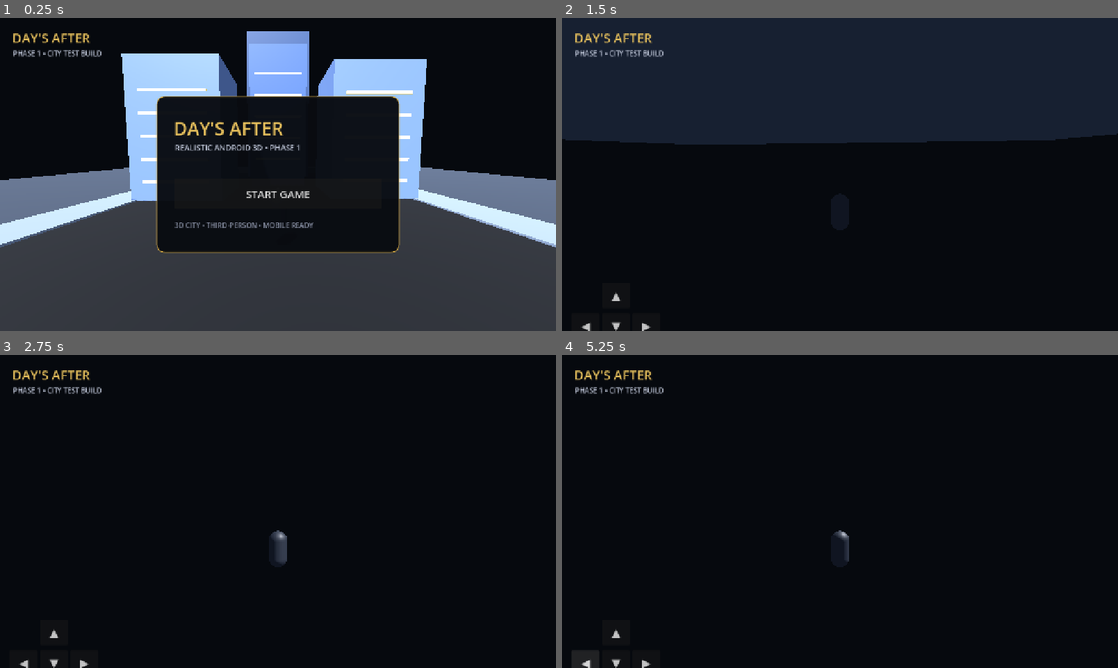
Above: before the commit, frames 1-4 (two rows, left to right).
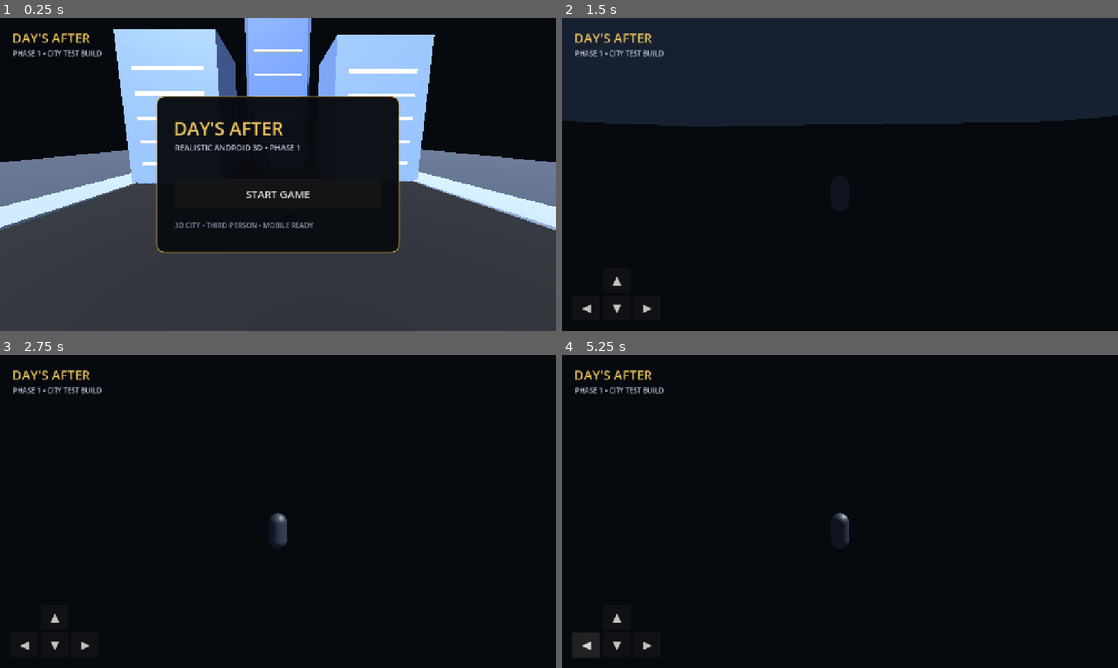
Above: after the commit, the same moments.

Repository: birdsin/Obitrend-Days-After-Godot
Game: Godot game, scene res://scenes/main.tscn
Two runs of this game, one before a commit and one after it. Both use one fixed random seed, a clock stepped at 60 frames per second and the inputs below.
Inputs (mouse positions are in pixels of both pictures, inside the frame that each line leads up to):
- Up to frame 1 (0.25 s): no input
- Up to frame 2 (1.5 s): click "START GAME" at 0.5 s; tap Enter at 1.25 s; move the mouse to (962, 158) at 1.27 s; hold D (move_right) from 1.28 s (still down); click (962, 158) at 1.42 s
- Up to frame 3 (2.75 s): release D (move_right) at 2 s; drag from (166, 527) to (250, 574) at 2.02 s
- Up to frame 4 (5.25 s): move the mouse to (895, 442) at 2.77 s; hold D (move_right) 2.78-3.5 s; click "▲" at 3.5 s; click "▼" at 4.25 s; click "◀" at 5 s

The runs differ from the first frame. In frame 1, 15% of the frame differs, in the area x 0-100%, y 0-74%; in frame 2, 6.1%; in frame 3, 0.6%; in frame 4, 0.8%.

Commit message:
Build Phase 1 mobile camera and responsive controls

Diff:
--- a/scripts/main.gd
+++ b/scripts/main.gd
@@ -3,13 +3,19 @@
 @onready var menu: Control = $HUD/Menu
 @onready var player: CharacterBody3D = $Player
 @onready var camera: Camera3D = $Player/CameraRig/Camera3D
+@onready var camera_rig: Node3D = $Player/CameraRig
 
 var mobile_controls: Control
 var mobile_buttons: Dictionary = {}
+var camera_touch_id := -1
+var camera_pitch := -0.18
+var camera_yaw := 0.0
+var camera_sensitivity := 0.008
 
 func _ready() -> void:
     camera.current = true
-    camera.look_at(Vector3(0.0, 2.2, -8.0), Vector3.UP)
+    camera_rig.rotation.x = camera_pitch
+    camera_rig.rotation.y = camera_yaw
     $HUD/Menu/Panel/Start.pressed.connect(_start_game)
     _build_mobile_controls()
 
@@ -21,18 +27,11 @@
     $HUD.add_child(mobile_controls)
 
     var labels := {"forward": "▲", "back": "▼", "left": "◀", "right": "▶"}
-    var positions := {
-        "forward": Vector2(92, 610),
-        "back": Vector2(92, 680),
-        "left": Vector2(22, 680),
-        "right": Vector2(162, 680)
-    }
 
     for action in labels:
         var button := Button.new()
         button.name = action.capitalize()
         button.text = labels[action]
-        button.position = positions[action]
         button.size = Vector2(64, 58)
         button.focus_mode = Control.FOCUS_NONE
         button.mouse_filter = Control.MOUSE_FILTER_PASS
@@ -43,17 +42,59 @@
         button.button_down.connect(func(): player.set_mobile_direction(action, true))
         button.button_up.connect(func(): player.set_mobile_direction(action, false))
 
+    _layout_mobile_controls()
+    get_viewport().size_changed.connect(_layout_mobile_controls)
     mobile_controls.visible = false
+
+func _layout_mobile_controls() -> void:
+    if mobile_buttons.is_empty():
+        return
+
+    var size := get_viewport().get_visible_rect().size
+    var margin := 24.0
+    var button_size := Vector2(64, 58)
+    var gap := 6.0
+    var bottom := size.y - margin - button_size.y
+
+    mobile_buttons["back"].position = Vector2(margin + button_size.x + gap, bottom)
+    mobile_buttons["left"].position = Vector2(margin, bottom)
+    mobile_buttons["right"].position = Vector2(margin + (button_size.x + gap) * 2.0, bottom)
+    mobile_buttons["forward"].position = Vector2(margin + button_size.x + gap, bottom - button_size.y - gap)
 
 func _start_game() -> void:
     menu.visible = false
     mobile_controls.visible = true
+    player.clear_mobile_input()
     player.set_physics_process(true)
     camera.current = true
 
 func _unhandled_input(event: InputEvent) -> void:
     if event is InputEventKey and event.pressed and event.keycode == KEY_ESCAPE:
-        menu.visible = true
-        mobile_controls.visible = false
-        player.clear_mobile_input()
-        player.set_physics_process(false)
+        _stop_game()
+        return
+
+    if not menu.visible and event is InputEventScreenTouch:
+        if event.pressed:
+            if event.position.x > get_viewport().get_visible_rect().size.x * 0.38:
+                camera_touch_id = event.index
+        elif event.index == camera_touch_id:
+            camera_touch_id = -1
+        return
+
+    if not menu.visible and event is InputEventScreenDrag:
+        if event.index == camera_touch_id:
+            _rotate_camera(event.relative)
+        return
+
+func _rotate_camera(relative: Vector2) -> void:
+    camera_yaw -= relative.x * camera_sensitivity
+    camera_pitch = clamp(camera_pitch - relative.y * camera_sensitivity, -0.70, 0.25)
+    camera_rig.rotation.x = camera_pitch
+    camera_rig.rotation.y = camera_yaw
+
+func _stop_game() -> void:
+    menu.visible = true
+    mobile_controls.visible = false
+    player.clear_mobile_input()
+    player.set_physics_process(false)
+    camera_touch_id = -1
